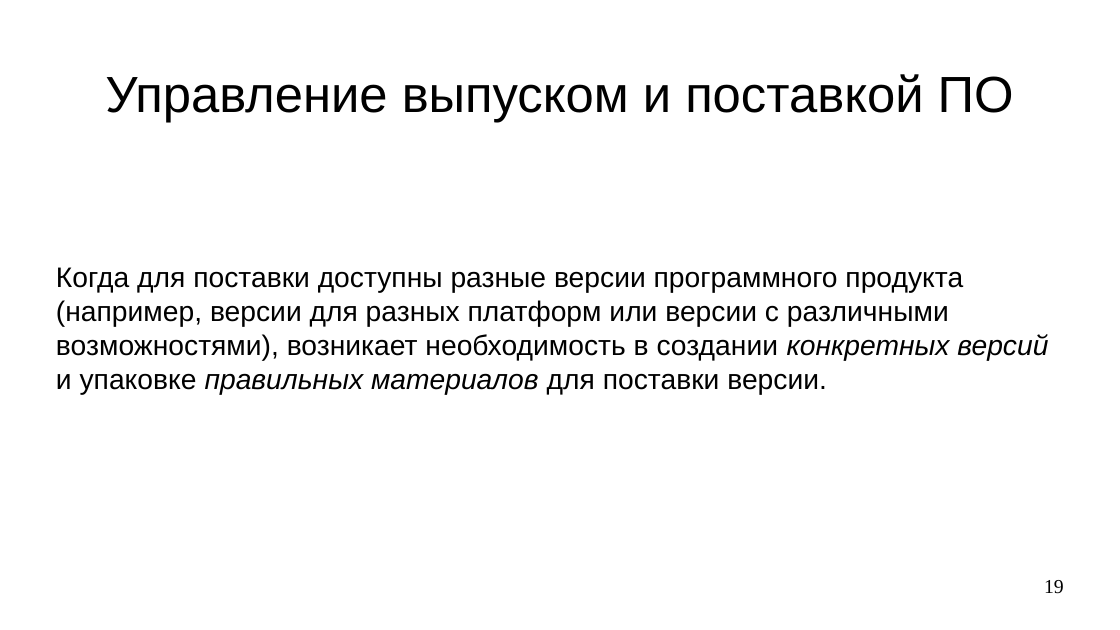
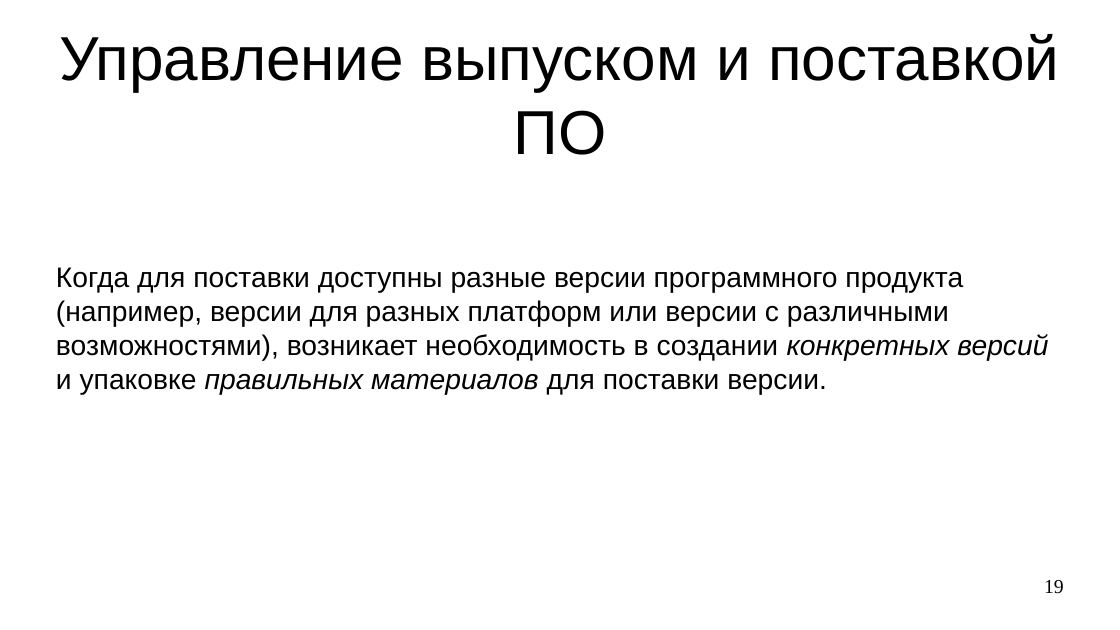
Before and after one commit to steelcraft/stud-lab, a slide deck: slide 19 of Лекции/CASWE01#L6.odp. Drawn at 1120x630 pixels with LibreOffice and Linux fonts; fonts in the diff are those of the drawing. Boxes give left, top, right and bottom in pixels: in the first picture for what was removed or moved away, otherwise in the second. Text is boxed around its words. In the diff, an @@ line names an element or a change of style, - is before the commit and + after.

```diff
--- a/Лекции/CASWE01#L6.odp
+++ b/Лекции/CASWE01#L6.odp
@@ title "Управление выпуском и поставкой ПО" moved from (x1=105, y1=74, x2=1014, y2=123) to (x1=59, y1=34, x2=1059, y2=155) @@
@@ title "Управление выпуском и поставкой ПО" at (x1=59, y1=34, x2=1059, y2=155): size 36 to 44 pt @@
```
Also in this commit, not shown: 1 slide added.
